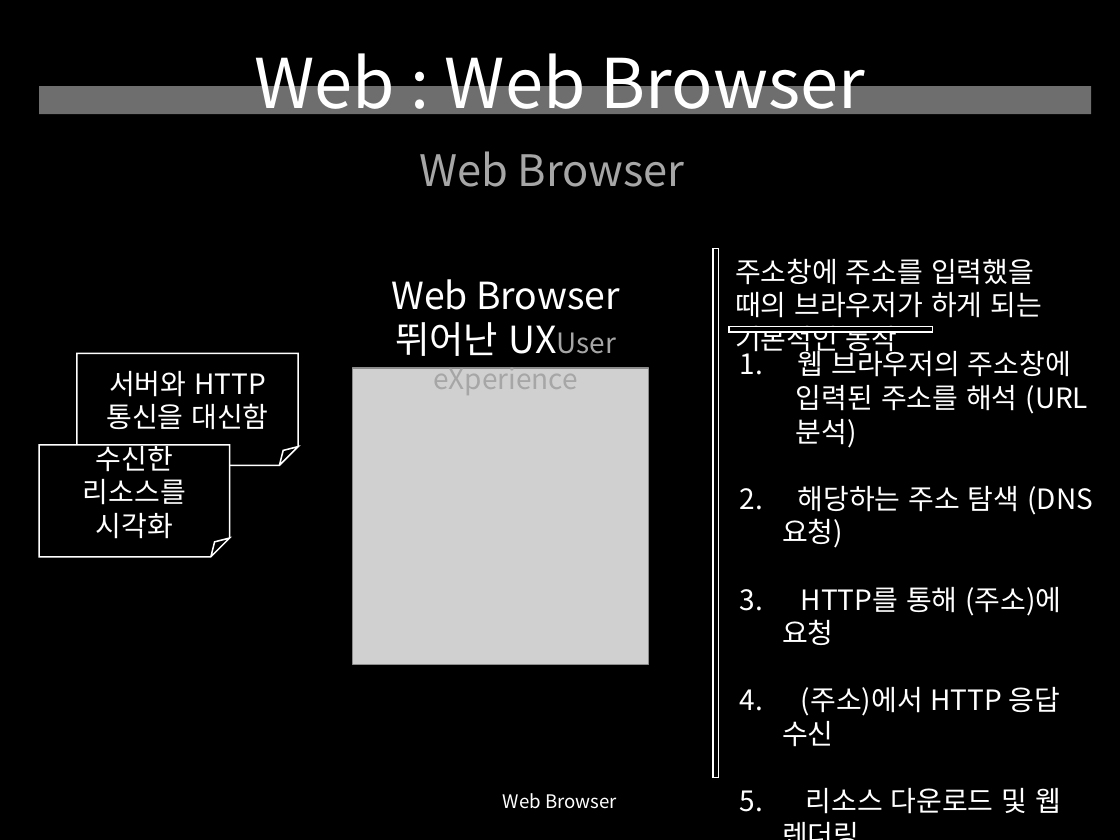
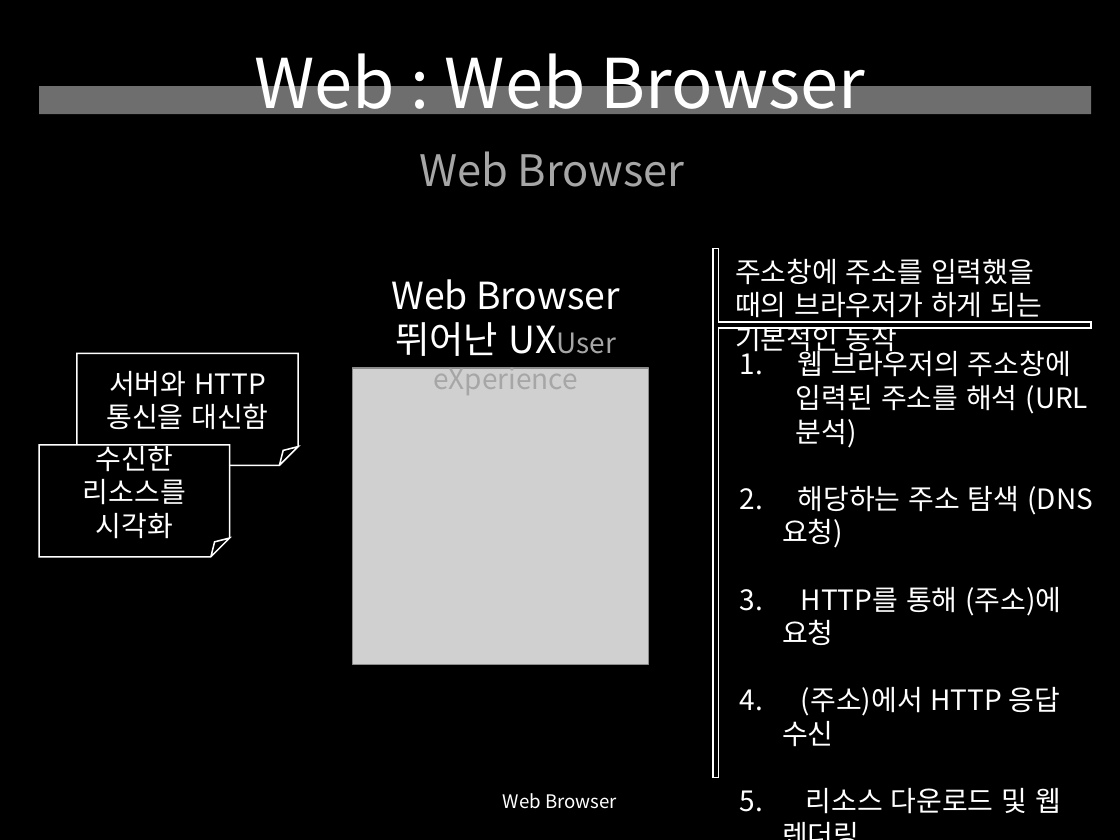
Before and after one commit to yusooo/Hacking, a slide deck: slide 10 of 웹해킹 정리.pptx. Drawn at 1120x840 pixels with LibreOffice and Linux fonts; fonts in the diff are those of the drawing; grey boxes stand for pictures. Boxes give left, top, right and bottom in pixels: in the first picture for what was removed or moved away, otherwise in the second. Text is boxed around its words. In the diff, an @@ line names an element or a change of style, - is before the commit and + after.

```diff
--- a/웹해킹 정리.pptx
+++ b/웹해킹 정리.pptx
@@ rectangle removed at (x1=713, y1=249, x2=719, y2=777) @@
@@ freeform shape added at (x1=713, y1=249, x2=1092, y2=777), fill #000000, outline #FFFFFF 1 pt @@
@@ rectangle removed at (x1=729, y1=326, x2=933, y2=332) @@
```
Also in this commit, not shown: 8 other slides changed.
